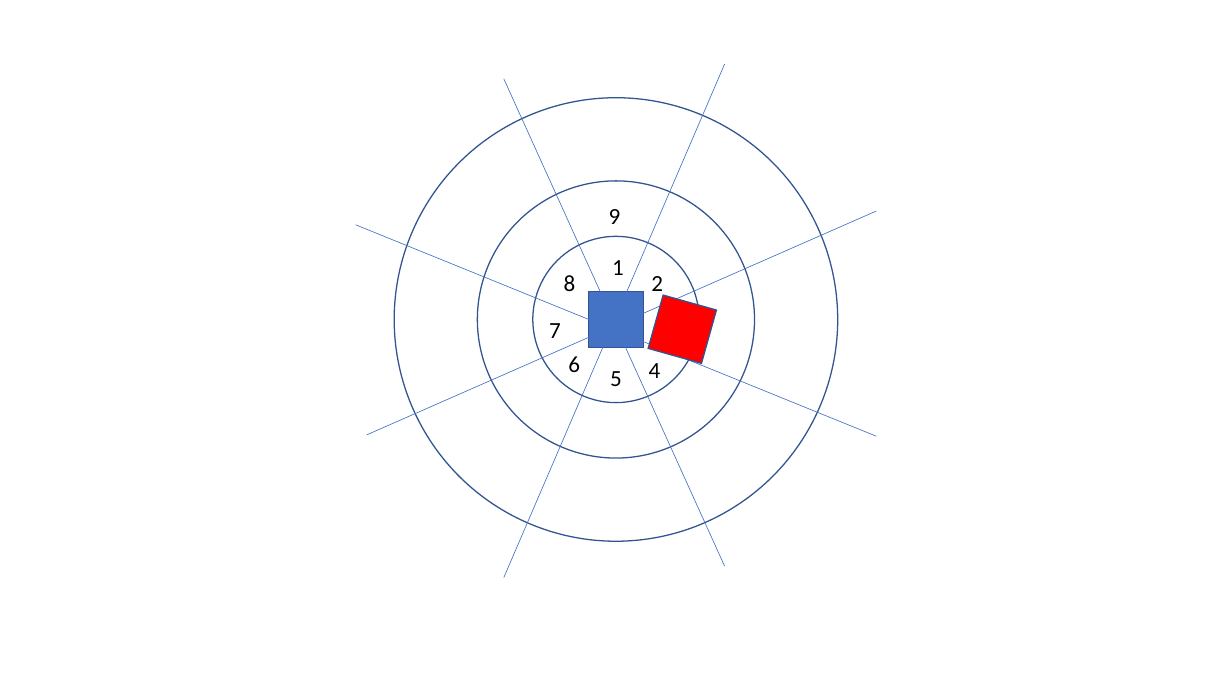
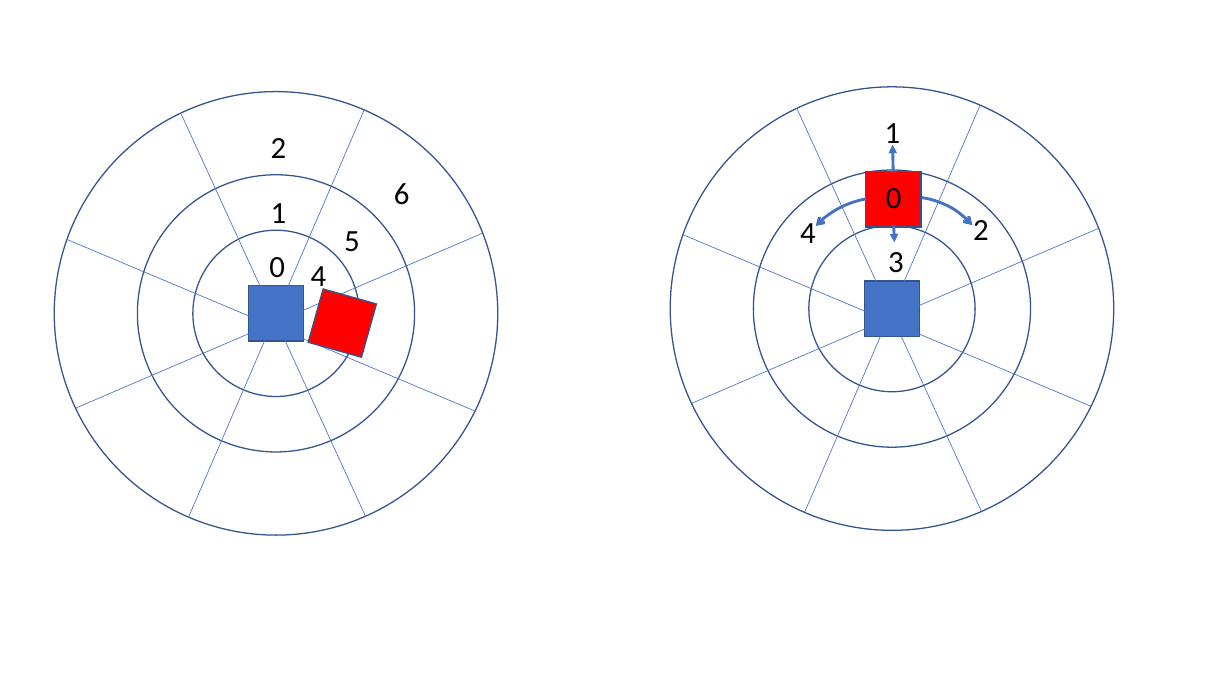
Before and after one commit to tuandnvn/learn-to-perform, a slide deck: slide 3 of miscellanous/Presentation1.pptx. Drawn at 1232x693 pixels with LibreOffice and Linux fonts; fonts in the diff are those of the drawing. Boxes give left, top, right and bottom in pixels: in the first picture for what was removed or moved away, otherwise in the second. Text is boxed around its words. In the diff, an @@ line names an element or a change of style, - is before the commit and + after.

```diff
--- a/miscellanous/Presentation1.pptx
+++ b/miscellanous/Presentation1.pptx
@@ ellipse added at [670, 87, 1114, 531], outline #325491 1 pt @@
@@ line moved from (725, 567) - (504, 79) to (366, 517) - (181, 115) @@
@@ line moved from (504, 578) - (725, 64) to (189, 517) - (364, 110) @@
@@ line added from (982, 512) to (798, 109), #4472C4 0.5 pt @@
@@ line added from (805, 512) to (981, 105), #4472C4 0.5 pt @@
@@ size 18 to 24 pt in 5 elements at [311, 266, 327, 294], [344, 231, 360, 252], [394, 183, 410, 205], [271, 203, 287, 231], [271, 138, 287, 158] @@
@@ text "2": place and size @@
-text "2" at [651, 276, 663, 298]
+text "2" at [271, 138, 287, 158]
@@ text added at [885, 123, 901, 151], 24 pt, text #000000 @@
+1
@@ arrow added from (894, 172) to (893, 145), #4472C4 2.25 pt @@
@@ text "6": place and size @@
-text "6" at [568, 356, 580, 372]
+text "6" at [394, 183, 410, 205]
@@ ellipse added at [753, 170, 1031, 447], outline #325491 1 pt @@
@@ arc (boxed as its full ellipse) added at [807, 165, 1026, 384], outline #4472C4 2.25 pt @@
@@ rectangle added at [866, 172, 921, 227], fill #FF0000, outline #325491 1 pt @@
@@ text "1": place and size @@
-text "1" at [612, 260, 624, 275]
+text "1" at [271, 203, 287, 231]
@@ text removed at [609, 209, 621, 224] @@
-9
@@ arc (boxed as its full ellipse) added at [785, 184, 974, 358], outline #4472C4 2.25 pt @@
@@ text added at [886, 188, 902, 209], 24 pt, text #000000 @@
+0
@@ line moved from (356, 225) - (876, 436) to (67, 239) - (476, 411) @@
@@ line moved from (367, 435) - (876, 211) to (76, 409) - (482, 234) @@
@@ text "5": place and size @@
-text "5" at [610, 371, 622, 386]
+text "5" at [344, 231, 360, 252]
@@ line added from (682, 235) to (1092, 407), #4472C4 0.5 pt @@
@@ line added from (692, 404) to (1098, 228), #4472C4 0.5 pt @@
@@ text added at [800, 223, 816, 243], 24 pt, text #000000 @@
+4
@@ ellipse added at [809, 226, 975, 392], outline #325491 1 pt @@
@@ arrow added from (894, 226) to (895, 242), #4472C4 2.25 pt @@
@@ text added at [973, 220, 989, 240], 24 pt, text #000000 @@
+2
@@ text added at [269, 257, 285, 278], 24 pt, text #000000 @@
+0
@@ text "4": place and size @@
-text "4" at [649, 363, 661, 378]
+text "4" at [311, 266, 327, 294]
@@ text added at [888, 252, 904, 273], 24 pt, text #000000 @@
+3
@@ 3 ellipses, 2 rectangles: place and size @@
-3 ellipses, 2 rectangles at [395, 98, 838, 542]
+3 ellipses, 2 rectangles at [55, 91, 498, 535]
@@ text removed at [564, 275, 576, 291] @@
-8
@@ rectangle added at [864, 281, 920, 336], fill #4472C4, outline #325491 1 pt @@
@@ text removed at [549, 323, 561, 338] @@
-7
```
Also in this commit, not shown: 10 other files.
